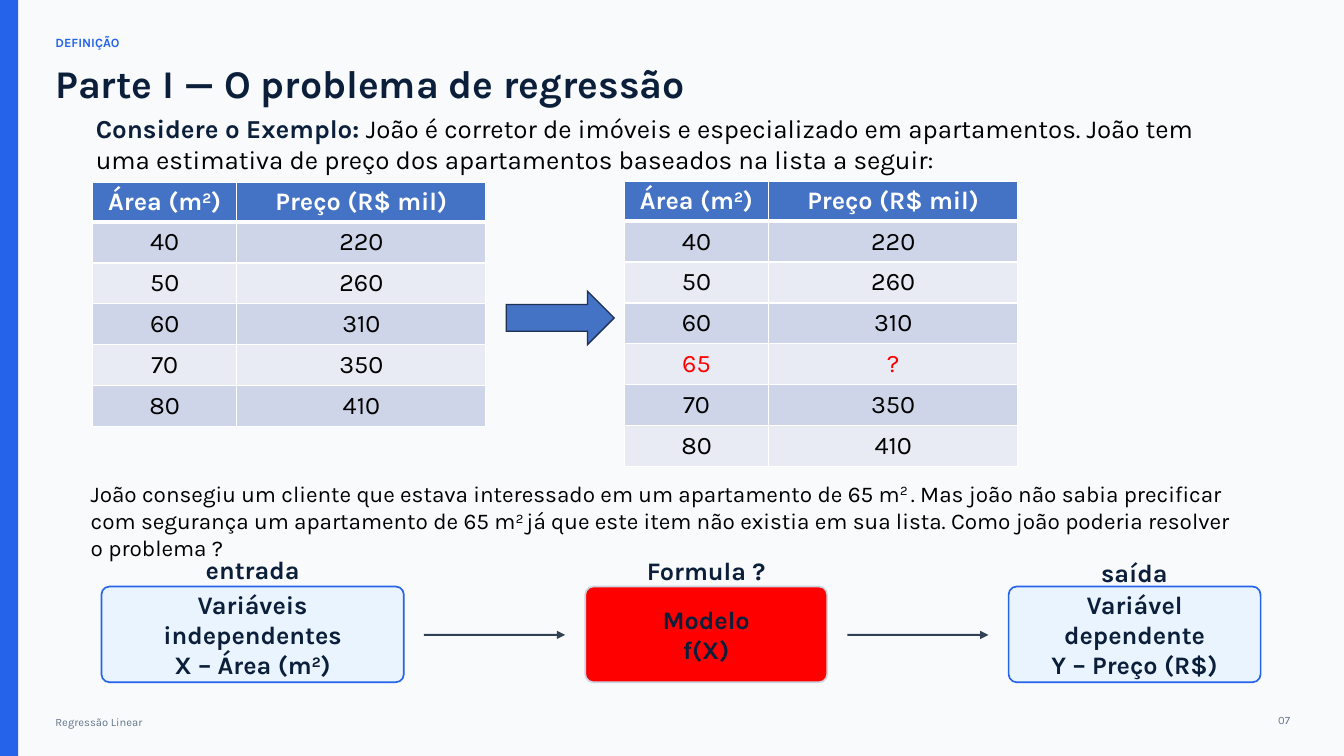
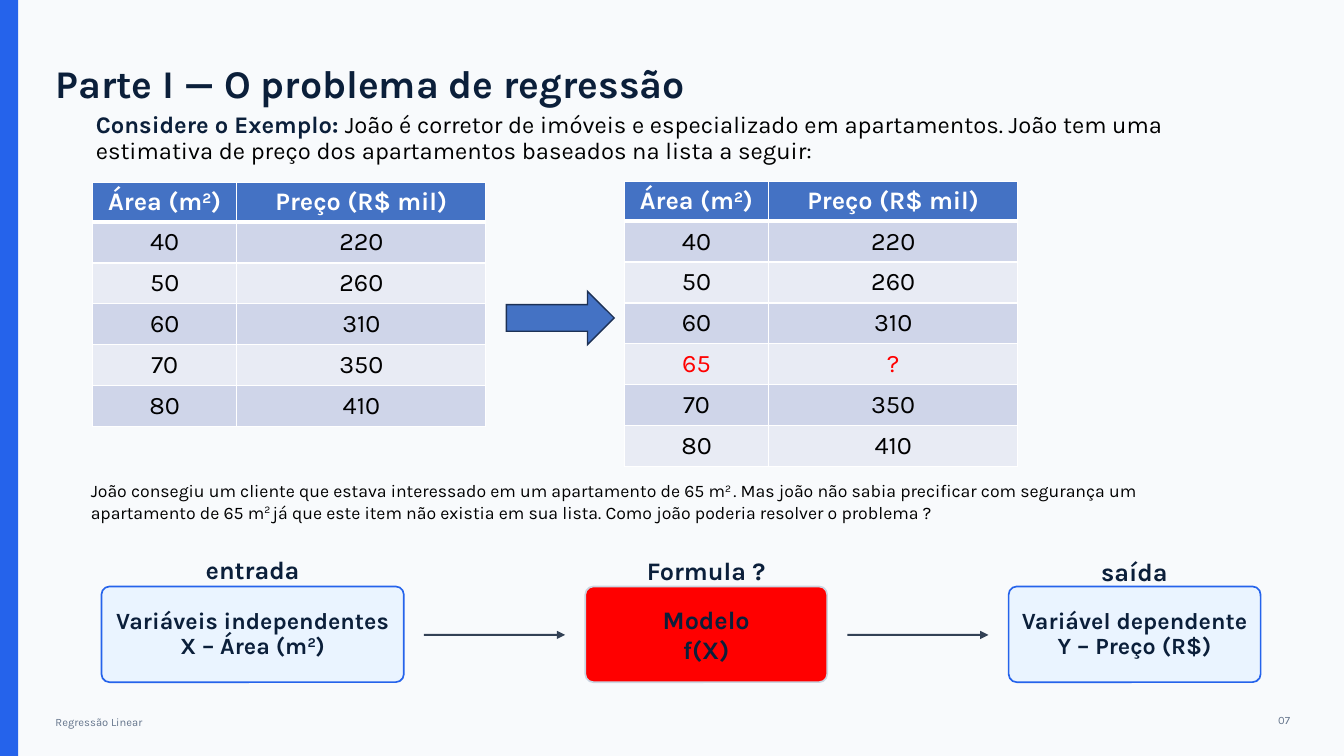
Before and after one commit to bruno-antonio-marques/2026-2-gestao-e-analise-de-dados-exercicios, a slide deck: slide 9 of 03-2026-08-25-coleta_de_dados_e_regressao_linear/aula_regressao_linear.pptx. Drawn at 1344x756 pixels with LibreOffice and Linux fonts; fonts in the diff are those of the drawing. Boxes give left, top, right and bottom in pixels: in the first picture for what was removed or moved away, otherwise in the second. Text is boxed around its words. In the diff, an @@ line names an element or a change of style, - is before the commit and + after.

```diff
--- a/03-2026-08-25-coleta_de_dados_e_regressao_linear/aula_regressao_linear.pptx
+++ b/03-2026-08-25-coleta_de_dados_e_regressao_linear/aula_regressao_linear.pptx
@@ text removed at (55, 36, 119, 50) @@
-DEFINIÇÃO
@@ text "Considere o Exemplo: João é ..." at (96, 115, 1162, 165): size 18.5 to 17 pt; line spacing 1 to 0.9 @@
@@ table at (624, 181, 1017, 497) @@
@@ borders changed @@
@@ text "João consegiu um cliente que ..." at (91, 485, 1136, 524): size 16.1 to 12.7 pt; line spacing 1 to 1 @@
@@ text "Variáveis independentes" at (116, 611, 389, 655): size 18 to 16.6 pt; line spacing 1 to 0.9 @@
@@ text "Variável dependente" at (1022, 611, 1248, 659): size 18 to 16.6 pt; line spacing 1 to 0.9 @@
```
Also in this commit, not shown: 22 other slides changed, 2 slides added, 1 slide removed.
